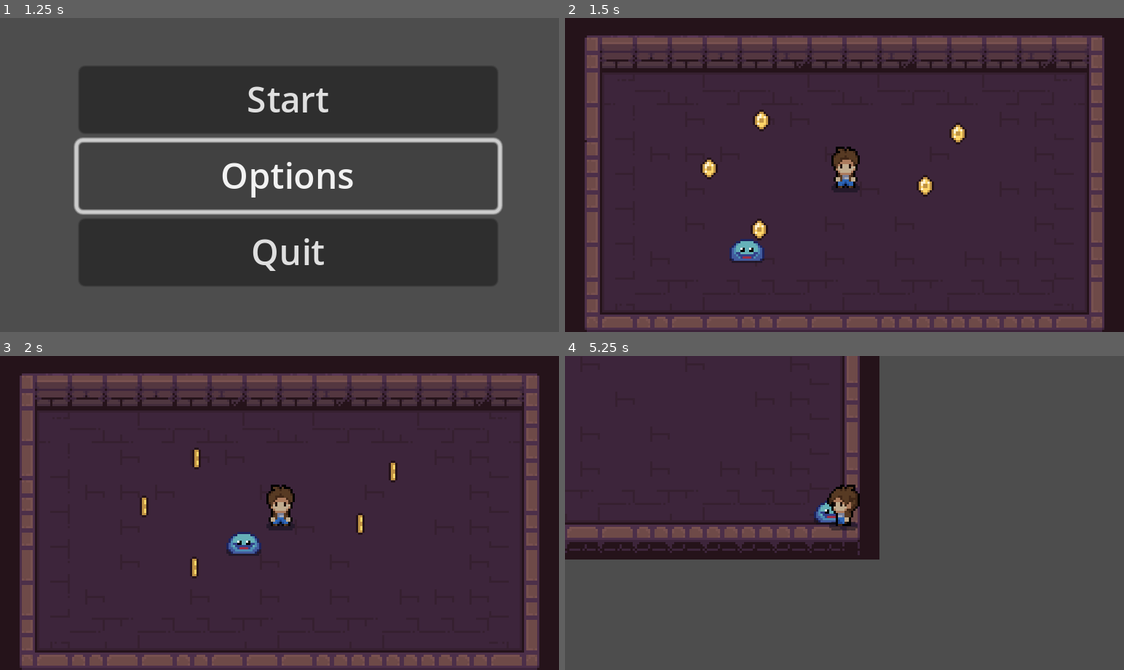
Above: before the commit, frames 1-4 (two rows, left to right).
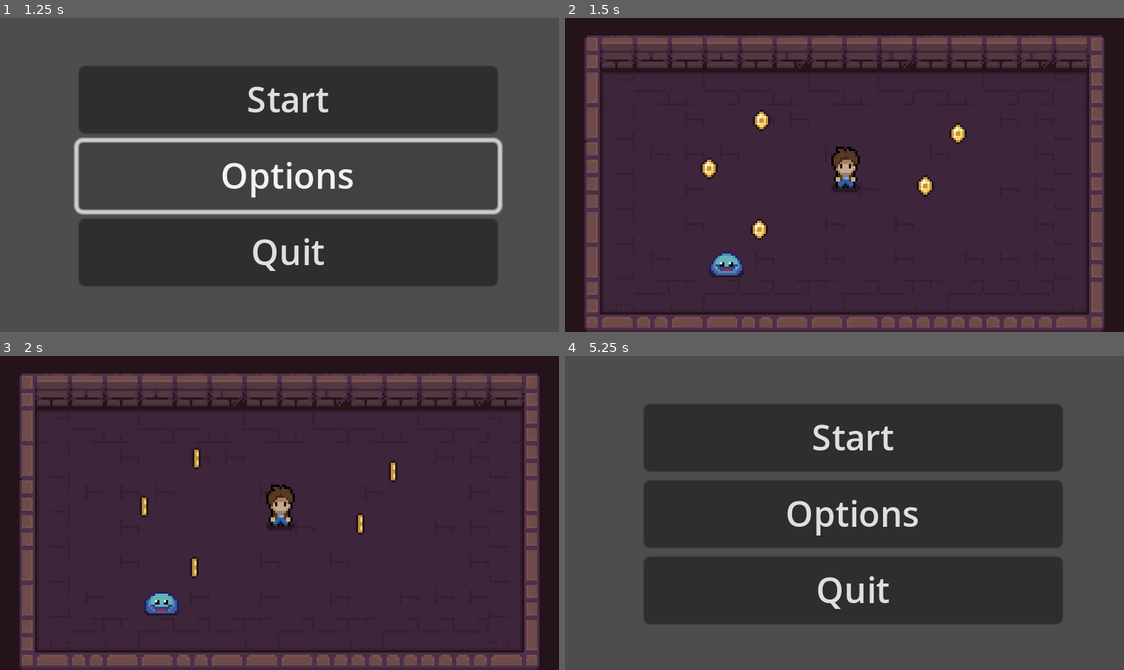
Above: after the commit, the same moments.

Repository: alvarolh33/marcelo
Game: Godot game, scene res://scenes/menu.tscn
Same seed, same stepped clock (60 frames per second), same inputs: the game is played once before the commit and once after it.
Inputs:
- Up to frame 1 (1.25 s): click "Options" at 0.5 s
- Up to frame 2 (1.5 s): click "Start" at 1.25 s
- Up to frame 3 (2 s): no input
- Up to frame 4 (5.25 s): hold D (right) 2.03-2.78 s; hold S (down) 2.78-3.53 s; hold D (right) 3.53-4.28 s; hold W (up) 4.28-5.03 s; hold A (left) from 5.03 s (still down)

Frame 1 is identical in both runs. In frame 2, 0.8% of the frame differs, in the area x 25-36%, y 70-83%; in frame 3, 0.8%; in frame 4, 53%, in the area x 0-89%, y 0-86%.

Commit message:
Organizacion

Diff:
--- /dev/null
+++ b/scenes/death_area.tscn
@@ -0,0 +1,12 @@
+[gd_scene load_steps=2 format=3 uid="uid://cci2o4hfatxwf"]
+
+[ext_resource type="Script" path="res://scripts/death_area.gd" id="1_bt3cr"]
+
+[node name="DeathArea" type="Area2D"]
+collision_mask = 2
+script = ExtResource("1_bt3cr")
+
+[node name="Timer" type="Timer" parent="."]
+
+[connection signal="body_entered" from="." to="." method="_on_body_entered"]
+[connection signal="timeout" from="Timer" to="." method="_on_timer_timeout"]
--- a/scenes/level.tscn
+++ b/scenes/level.tscn
@@ -1,10 +1,15 @@
-[gd_scene load_steps=8 format=3 uid="uid://bqpv8ei121ql0"]
+[gd_scene load_steps=18 format=3 uid="uid://bqpv8ei121ql0"]
 
 [ext_resource type="Script" path="res://scripts/level.gd" id="1_834vw"]
 [ext_resource type="Texture2D" uid="uid://dwdgb2dq2f6fn" path="res://gfx/tileset/Dungeon_Tileset.png" id="1_nboup"]
 [ext_resource type="PackedScene" uid="uid://cctjwkrmuxy10" path="res://scenes/player.tscn" id="2_vhaf0"]
 [ext_resource type="PackedScene" uid="uid://d0j0rnqrdypb1" path="res://scenes/coin.tscn" id="3_kqmgs"]
+[ext_resource type="Texture2D" uid="uid://5gl40cjln0so" path="res://gfx/items/peaks/peaks_1.png" id="3_pc5pg"]
 [ext_resource type="PackedScene" uid="uid://ffdo3n15xf70" path="res://scenes/slime.tscn" id="4_384o4"]
+[ext_resource type="Texture2D" uid="uid://bs3o0anp647nt" path="res://gfx/items/peaks/peaks_2.png" id="4_gt6or"]
+[ext_resource type="Texture2D" uid="uid://blku8nhnf3qds" path="res://gfx/items/peaks/peaks_3.png" id="5_vi3w1"]
+[ext_resource type="Texture2D" uid="uid://iad76krdvvrw" path="res://gfx/items/peaks/peaks_4.png" id="6_o4max"]
+[ext_resource type="PackedScene" uid="uid://cci2o4hfatxwf" path="res://scenes/death_area.tscn" id="10_gxg2u"]
 
 [sub_resource type="TileSetAtlasSource" id="TileSetAtlasSource_wc528"]
 texture = ExtResource("1_nboup")
@@ -333,9 +338,39 @@
 9:9/0/physics_layer_0/linear_velocity = Vector2(0, 0)
 9:9/0/physics_layer_0/angular_velocity = 0.0
 
+[sub_resource type="TileSetAtlasSource" id="TileSetAtlasSource_p8ous"]
+texture = ExtResource("3_pc5pg")
+0:0/0 = 0
+0:0/0/physics_layer_0/linear_velocity = Vector2(0, 0)
+0:0/0/physics_layer_0/angular_velocity = 0.0
+
+[sub_resource type="TileSetAtlasSource" id="TileSetAtlasSource_c4358"]
+texture = ExtResource("4_gt6or")
+0:0/0 = 0
+0:0/0/physics_layer_0/linear_velocity = Vector2(0, 0)
+0:0/0/physics_layer_0/angular_velocity = 0.0
+
+[sub_resource type="TileSetAtlasSource" id="TileSetAtlasSource_026xa"]
+texture = ExtResource("5_vi3w1")
+0:0/0 = 0
+0:0/0/physics_layer_0/linear_velocity = Vector2(0, 0)
+0:0/0/physics_layer_0/angular_velocity = 0.0
+
+[sub_resource type="TileSetAtlasSource" id="TileSetAtlasSource_hcc86"]
+texture = ExtResource("6_o4max")
+0:0/0 = 0
+0:0/0/physics_layer_0/linear_velocity = Vector2(0, 0)
+0:0/0/physics_layer_0/angular_velocity = 0.0
+
 [sub_resource type="TileSet" id="TileSet_biwiy"]
 physics_layer_0/collision_layer = 1
 sources/0 = SubResource("TileSetAtlasSource_wc528")
+sources/1 = SubResource("TileSetAtlasSource_p8ous")
+sources/2 = SubResource("TileSetAtlasSource_c4358")
+sources/3 = SubResource("TileSetAtlasSource_026xa")
+sources/4 = SubResource("TileSetAtlasSource_hcc86")
+
+[sub_resource type="RectangleShape2D" id="RectangleShape2D_b1lut"]
 
 [node name="Level" type="Node2D"]
 script = ExtResource("1_834vw")
@@ -351,20 +386,30 @@
 [node name="Camera2D" type="Camera2D" parent="Player"]
 position_smoothing_enabled = true
 
-[node name="Coin" parent="." instance=ExtResource("3_kqmgs")]
-position = Vector2(-39, 25)
-
-[node name="Coin2" parent="." instance=ExtResource("3_kqmgs")]
-position = Vector2(-62, -3)
-
-[node name="Coin3" parent="." instance=ExtResource("3_kqmgs")]
-position = Vector2(-38, -25)
-
-[node name="Coin4" parent="." instance=ExtResource("3_kqmgs")]
-position = Vector2(37, 5)
-
-[node name="Coin5" parent="." instance=ExtResource("3_kqmgs")]
-position = Vector2(52, -19)
-
 [node name="Slime" parent="." instance=ExtResource("4_384o4")]
 position = Vector2(-54, 39)
+
+[node name="DeathArea" parent="." instance=ExtResource("10_gxg2u")]
+
+[node name="CollisionShape2D" type="CollisionShape2D" parent="DeathArea"]
+position = Vector2(101, 54)
+shape = SubResource("RectangleShape2D_b1lut")
+
+[node name="Coins" type="Node" parent="."]
+
+[node name="Coin" parent="Coins" instance=ExtResource("3_kqmgs")]
+position = Vector2(-39, 25)
+
+[node name="Coin2" parent="Coins" instance=ExtResource("3_kqmgs")]
+position = Vector2(-62, -3)
+
+[node name="Coin3" parent="Coins" instance=ExtResource("3_kqmgs")]
+position = Vector2(-38, -25)
+
+[node name="Coin4" parent="Coins" instance=ExtResource("3_kqmgs")]
+position = Vector2(37, 5)
+
+[node name="Coin5" parent="Coins" instance=ExtResource("3_kqmgs")]
+position = Vector2(52, -19)
+
+[connection signal="body_entered" from="DeathArea" to="Player" method="_on_death_area_entered"]
--- a/scenes/menu.tscn
+++ b/scenes/menu.tscn
@@ -22,16 +22,18 @@
 offset_bottom = 51.0
 grow_vertical = 2
 
-[node name="StartButton" type="Button" parent="VBoxContainer"]
+[node name="Start" type="Button" parent="VBoxContainer"]
 layout_mode = 2
 text = "Start"
 
-[node name="Button2" type="Button" parent="VBoxContainer"]
+[node name="Options" type="Button" parent="VBoxContainer"]
 layout_mode = 2
 text = "Options"
 
-[node name="Button3" type="Button" parent="VBoxContainer"]
+[node name="Exit" type="Button" parent="VBoxContainer"]
 layout_mode = 2
 text = "Quit"
 
-[connection signal="pressed" from="VBoxContainer/StartButton" to="." method="_on_start_button_pressed"]
+[connection signal="pressed" from="VBoxContainer/Start" to="." method="_on_start_button_pressed"]
+[connection signal="pressed" from="VBoxContainer/Start" to="." method="_on_start_pressed"]
+[connection signal="pressed" from="VBoxContainer/Exit" to="." method="_on_exit_pressed"]
--- a/scenes/player.tscn
+++ b/scenes/player.tscn
@@ -270,7 +270,7 @@
 "duration": 1.0,
 "texture": SubResource("AtlasTexture_khsn6")
 }],
-"loop": true,
+"loop": false,
 "name": &"Die",
 "speed": 10.0
 }, {
@@ -426,9 +426,10 @@
 z_index = 5
 position = Vector2(0, -11)
 sprite_frames = SubResource("SpriteFrames_40x71")
-animation = &"WalkSide"
+animation = &"Die"
 autoplay = "IdleSide"
-frame_progress = 0.236152
+frame = 2
+frame_progress = 1.0
 
 [node name="CollisionShape2D" type="CollisionShape2D" parent="."]
 shape = SubResource("RectangleShape2D_usmyd")
--- a/scenes/slime.tscn
+++ b/scenes/slime.tscn
@@ -19,6 +19,110 @@
 atlas = ExtResource("1_ohmdm")
 region = Rect2(96, 0, 32, 32)
 
+[sub_resource type="AtlasTexture" id="AtlasTexture_eagcc"]
+atlas = ExtResource("1_ohmdm")
+region = Rect2(0, 32, 32, 32)
+
+[sub_resource type="AtlasTexture" id="AtlasTexture_d18gu"]
+atlas = ExtResource("1_ohmdm")
+region = Rect2(32, 32, 32, 32)
+
+[sub_resource type="AtlasTexture" id="AtlasTexture_47dpl"]
+atlas = ExtResource("1_ohmdm")
+region = Rect2(64, 32, 32, 32)
+
+[sub_resource type="AtlasTexture" id="AtlasTexture_q0uvb"]
+atlas = ExtResource("1_ohmdm")
+region = Rect2(96, 32, 32, 32)
+
+[sub_resource type="AtlasTexture" id="AtlasTexture_f0w4f"]
+atlas = ExtResource("1_ohmdm")
+region = Rect2(0, 64, 32, 32)
+
+[sub_resource type="AtlasTexture" id="AtlasTexture_1u1li"]
+atlas = ExtResource("1_ohmdm")
+region = Rect2(32, 64, 32, 32)
+
+[sub_resource type="AtlasTexture" id="AtlasTexture_rnyth"]
+atlas = ExtResource("1_ohmdm")
+region = Rect2(64, 64, 32, 32)
+
+[sub_resource type="AtlasTexture" id="AtlasTexture_j3uxo"]
+atlas = ExtResource("1_ohmdm")
+region = Rect2(96, 64, 32, 32)
+
+[sub_resource type="AtlasTexture" id="AtlasTexture_a0fdt"]
+atlas = ExtResource("1_ohmdm")
+region = Rect2(0, 96, 32, 32)
+
+[sub_resource type="AtlasTexture" id="AtlasTexture_ymh4m"]
+atlas = ExtResource("1_ohmdm")
+region = Rect2(32, 96, 32, 32)
+
+[sub_resource type="AtlasTexture" id="AtlasTexture_jxg2v"]
+atlas = ExtResource("1_ohmdm")
+region = Rect2(64, 96, 32, 32)
+
+[sub_resource type="AtlasTexture" id="AtlasTexture_v6kt8"]
+atlas = ExtResource("1_ohmdm")
+region = Rect2(96, 96, 32, 32)
+
+[sub_resource type="AtlasTexture" id="AtlasTexture_5bmdi"]
+atlas = ExtResource("1_ohmdm")
+region = Rect2(128, 96, 32, 32)
+
+[sub_resource type="AtlasTexture" id="AtlasTexture_eom4c"]
+atlas = ExtResource("1_ohmdm")
+region = Rect2(160, 96, 32, 32)
+
+[sub_resource type="AtlasTexture" id="AtlasTexture_mhicr"]
+atlas = ExtResource("1_ohmdm")
+region = Rect2(0, 128, 32, 32)
+
+[sub_resource type="AtlasTexture" id="AtlasTexture_auy4r"]
+atlas = ExtResource("1_ohmdm")
+region = Rect2(32, 128, 32, 32)
+
+[sub_resource type="AtlasTexture" id="AtlasTexture_e37bw"]
+atlas = ExtResource("1_ohmdm")
+region = Rect2(64, 128, 32, 32)
+
+[sub_resource type="AtlasTexture" id="AtlasTexture_mae37"]
+atlas = ExtResource("1_ohmdm")
+region = Rect2(96, 128, 32, 32)
+
+[sub_resource type="AtlasTexture" id="AtlasTexture_0q01s"]
+atlas = ExtResource("1_ohmdm")
+region = Rect2(128, 128, 32, 32)
+
+[sub_resource type="AtlasTexture" id="AtlasTexture_qxkci"]
+atlas = ExtResource("1_ohmdm")
+region = Rect2(160, 128, 32, 32)
+
+[sub_resource type="AtlasTexture" id="AtlasTexture_1qi51"]
+atlas = ExtResource("1_ohmdm")
+region = Rect2(0, 160, 32, 32)
+
+[sub_resource type="AtlasTexture" id="AtlasTexture_nsco8"]
+atlas = ExtResource("1_ohmdm")
+region = Rect2(32, 160, 32, 32)
+
+[sub_resource type="AtlasTexture" id="AtlasTexture_40uv2"]
+atlas = ExtResource("1_ohmdm")
+region = Rect2(64, 160, 32, 32)
+
+[sub_resource type="AtlasTexture" id="AtlasTexture_26gji"]
+atlas = ExtResource("1_ohmdm")
+region = Rect2(96, 160, 32, 32)
+
+[sub_resource type="AtlasTexture" id="AtlasTexture_0iodd"]
+atlas = ExtResource("1_ohmdm")
+region = Rect2(128, 160, 32, 32)
+
+[sub_resource type="AtlasTexture" id="AtlasTexture_kpthy"]
+atlas = ExtResource("1_ohmdm")
+region = Rect2(160, 160, 32, 32)
+
 [sub_resource type="SpriteFrames" id="SpriteFrames_b7tx8"]
 animations = [{
 "frames": [{
@@ -36,6 +140,109 @@
 }],
 "loop": true,
 "name": &"IdleDown",
+"speed": 10.0
+}, {
+"frames": [{
+"duration": 1.0,
+"texture": SubResource("AtlasTexture_eagcc")
+}, {
+"duration": 1.0,
+"texture": SubResource("AtlasTexture_d18gu")
+}, {
+"duration": 1.0,
+"texture": SubResource("AtlasTexture_47dpl")
+}, {
+"duration": 1.0,
+"texture": SubResource("AtlasTexture_q0uvb")
+}],
+"loop": true,
+"name": &"IdleSide",
+"speed": 10.0
+}, {
+"frames": [{
+"duration": 1.0,
+"texture": SubResource("AtlasTexture_f0w4f")
+}, {
+"duration": 1.0,
+"texture": SubResource("AtlasTexture_1u1li")
+}, {
+"duration": 1.0,
+"texture": SubResource("AtlasTexture_rnyth")
+}, {
+"duration": 1.0,
+"texture": SubResource("AtlasTexture_j3uxo")
+}],
+"loop": true,
+"name": &"IdleUp",
+"speed": 10.0
+}, {
+"frames": [{
+"duration": 1.0,
+"texture": SubResource("AtlasTexture_a0fdt")
+}, {
+"duration": 1.0,
+"texture": SubResource("AtlasTexture_ymh4m")
+}, {
+"duration": 1.0,
+"texture": SubResource("AtlasTexture_jxg2v")
+}, {
+"duration": 1.0,
+"texture": SubResource("AtlasTexture_v6kt8")
+}, {
+"duration": 1.0,
+"texture": SubResource("AtlasTexture_5bmdi")
+}, {
+"duration": 1.0,
+"texture": SubResource("AtlasTexture_eom4c")
+}],
+"loop": true,
+"name": &"WalkDown",
+"speed": 10.0
+}, {
+"frames": [{
+"duration": 1.0,
+"texture": SubResource("AtlasTexture_mhicr")
+}, {
+"duration": 1.0,
+"texture": SubResource("AtlasTexture_auy4r")
+}, {
+"duration": 1.0,
+"texture": SubResource("AtlasTexture_e37bw")
+}, {
+"duration": 1.0,
+"texture": SubResource("AtlasTexture_mae37")
+}, {
+"duration": 1.0,
+"texture": SubResource("AtlasTexture_0q01s")
+}, {
+"duration": 1.0,
+"texture": SubResource("AtlasTexture_qxkci")
+}],
+"loop": true,
+"name": &"WalkSide",
+"speed": 10.0
+}, {
+"frames": [{
+"duration": 1.0,
+"texture": SubResource("AtlasTexture_1qi51")
+}, {
+"duration": 1.0,
+"texture": SubResource("AtlasTexture_nsco8")
+}, {
+"duration": 1.0,
+"texture": SubResource("AtlasTexture_40uv2")
+}, {
+"duration": 1.0,
+"texture": SubResource("AtlasTexture_26gji")
+}, {
+"duration": 1.0,
+"texture": SubResource("AtlasTexture_0iodd")
+}, {
+"duration": 1.0,
+"texture": SubResource("AtlasTexture_kpthy")
+}],
+"loop": true,
+"name": &"WalkUp",
 "speed": 10.0
 }]
 
@@ -49,7 +256,6 @@
 sprite_frames = SubResource("SpriteFrames_b7tx8")
 animation = &"IdleDown"
 autoplay = "IdleDown"
-frame_progress = 0.46814
 
 [node name="CollisionShape2D" type="CollisionShape2D" parent="."]
 position = Vector2(0, 2)
--- /dev/null
+++ b/scripts/death_area.gd
@@ -0,0 +1,11 @@
+extends Area2D
+
+@onready var timer = $Timer
+
+func _on_body_entered(body):
+	timer.wait_time = 1.0
+	timer.one_shot = true
+	timer.start()
+
+func _on_timer_timeout():
+	get_tree().change_scene_to_file("res://scenes/menu.tscn")
--- a/scripts/enemy.gd
+++ b/scripts/enemy.gd
@@ -2,10 +2,20 @@
 
 extends Entity
 
-var player_position: Vector2 = Vector2(0.0, 0.0)
+const TRIG_DIST = 60
+const SURR_DIST = 80
+var player_position: Vector2 = Vector2.ZERO
 
 func set_player_position(position: Vector2):
 	player_position = position
 
+# TODO: Move into Behaviour class
 func get_direction() -> Vector2:
-	return position.direction_to(player_position)
+	var direction
+	if prev_direction.is_zero_approx() && position.distance_to(player_position) > TRIG_DIST:
+		direction = Vector2.ZERO
+	elif position.distance_to(player_position) > SURR_DIST:
+		direction = Vector2.ZERO
+	else:
+		direction = position.direction_to(player_position)
+	return direction
--- a/scripts/entity.gd
+++ b/scripts/entity.gd
@@ -2,10 +2,11 @@
 
 extends CharacterBody2D
 
-const SPEED: float = 70.0
 @onready var animated_sprite: AnimatedSprite2D = $AnimatedSprite2D
-var direction: Vector2 = Vector2(0.0, 0.0)
-var prev_direction: Vector2 = Vector2(0.0, 0.0)
+var dead: bool = false
+var speed: float = 70.0
+var direction: Vector2 = Vector2.ZERO
+var prev_direction: Vector2 = Vector2.ZERO
 
 func get_direction() -> Vector2:
 	return Input.get_vector("left", "right", "up", "down")
@@ -16,12 +17,16 @@
 	if !direction.is_zero_approx():
 		prev_direction = direction
 	else:
-		direction = Vector2(0.0, 0.0)
+		direction = Vector2.ZERO
 
-	velocity = direction * SPEED
+	velocity = direction * speed
 	move_and_slide()
 
 func _process(delta):
+	if dead:
+		animated_sprite.play("Die")
+		return
+
 	# Invertir el sprite
 	if direction.x > 0:
 		animated_sprite.flip_h = false
@@ -30,15 +35,19 @@
 
 	# Ejecutar las animaciones
 	if direction.length() == 0:
-		if prev_direction.x != 0:
+		if abs(prev_direction.x) > abs(prev_direction.y):
 			animated_sprite.play("IdleSide")
 		elif prev_direction.y < 0:
 			animated_sprite.play("IdleUp")
 		else:
 			animated_sprite.play("IdleDown")
-	elif direction.y < 0:
-		animated_sprite.play("WalkUp")
-	elif direction.y > 0:
-		animated_sprite.play("WalkDown")
+	elif abs(direction.y) > abs(direction.x):
+		if direction.y < 0:
+			animated_sprite.play("WalkUp")
+		else:
+			animated_sprite.play("WalkDown")
 	else:
 		animated_sprite.play("WalkSide")
+
+func die():
+	dead = true
--- a/scripts/level.gd
+++ b/scripts/level.gd
@@ -2,6 +2,15 @@
 
 @onready var player = $Player
 @onready var enemy = $Slime
+@onready var camera = $Player/Camera2D
+
+func _ready():
+	camera.position_smoothing_enabled = true
+	camera.limit_smoothed = true
+	camera.limit_top = -100
+	camera.limit_bottom = 100
+	camera.limit_left = -200
+	camera.limit_right = 200
 
 func _process(delta):
 	enemy.set_player_position(player.position)
--- a/scripts/menu.gd
+++ b/scripts/menu.gd
@@ -1,4 +1,7 @@
 extends Control
 
-func _on_start_button_pressed():
+func _on_start_pressed():
 	get_tree().change_scene_to_file("res://scenes/level.tscn")
+
+func _on_exit_pressed():
+	get_tree().quit()
--- a/scripts/player.gd
+++ b/scripts/player.gd
@@ -3,41 +3,5 @@
 func _ready():
 	position = Vector2(0.0, 0.0)
 
-#const SPEED: float = 70.0
-#@onready var animated_sprite: AnimatedSprite2D = $AnimatedSprite2D
-#var direction: Vector2 = Vector2(0.0, 0.0)
-#var prev_direction: Vector2 = Vector2(0.0, 0.0)
-
-#func get_direction() -> Vector2:
-	#return Input.get_vector("left", "right", "up", "down")
-#
-#func _physics_process(delta):
-	## Obtener el vector direction
-	#direction = get_direction()
-	#if direction.length() != 0:
-		#prev_direction = direction
-#
-	#velocity = direction * SPEED
-	#move_and_slide()
-#
-#func _process(delta):
-	## Invertir el sprite
-	#if direction.x > 0:
-		#animated_sprite.flip_h = false
-	#elif direction.x < 0:
-		#animated_sprite.flip_h = true
-#
-	## Ejecutar las animaciones
-	#if direction.length() == 0:
-		#if prev_direction.x != 0:
-			#animated_sprite.play("IdleSide")
-		#elif prev_direction.y < 0:
-			#animated_sprite.play("IdleUp")
-		#else:
-			#animated_sprite.play("IdleDown")
-	#elif direction.y < 0:
-		#animated_sprite.play("WalkUp")
-	#elif direction.y > 0:
-		#animated_sprite.play("WalkDown")
-	#else:
-		#animated_sprite.play("WalkSide")
+func _on_death_area_entered(body):
+	super.die()
--- a/scripts/slime.gd
+++ b/scripts/slime.gd
@@ -1 +1,4 @@
 extends Enemy
+
+func _ready():
+	speed = 30.0
Not shown: 1 places in scenes/slime.tscn that only renumber resources
